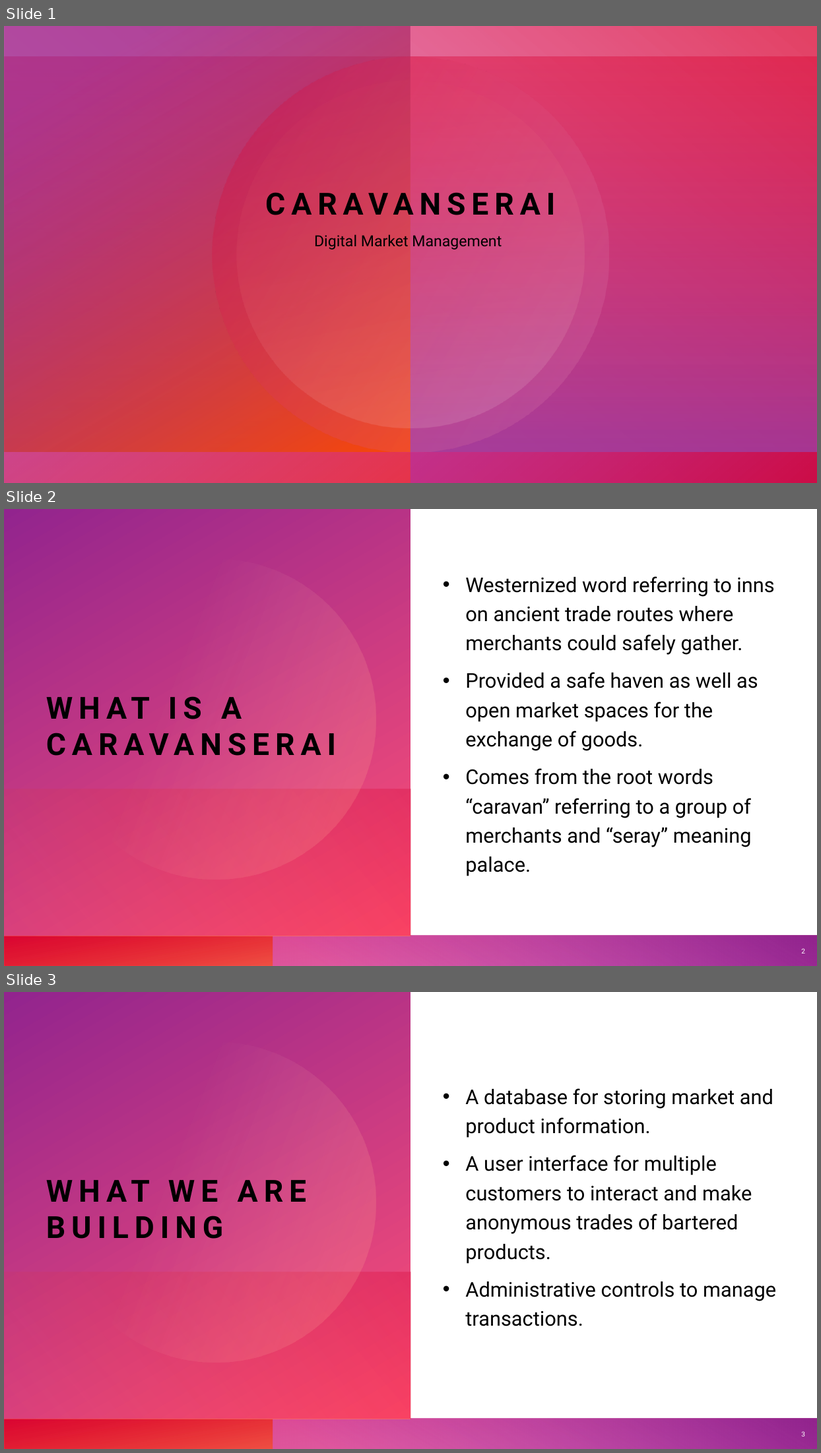
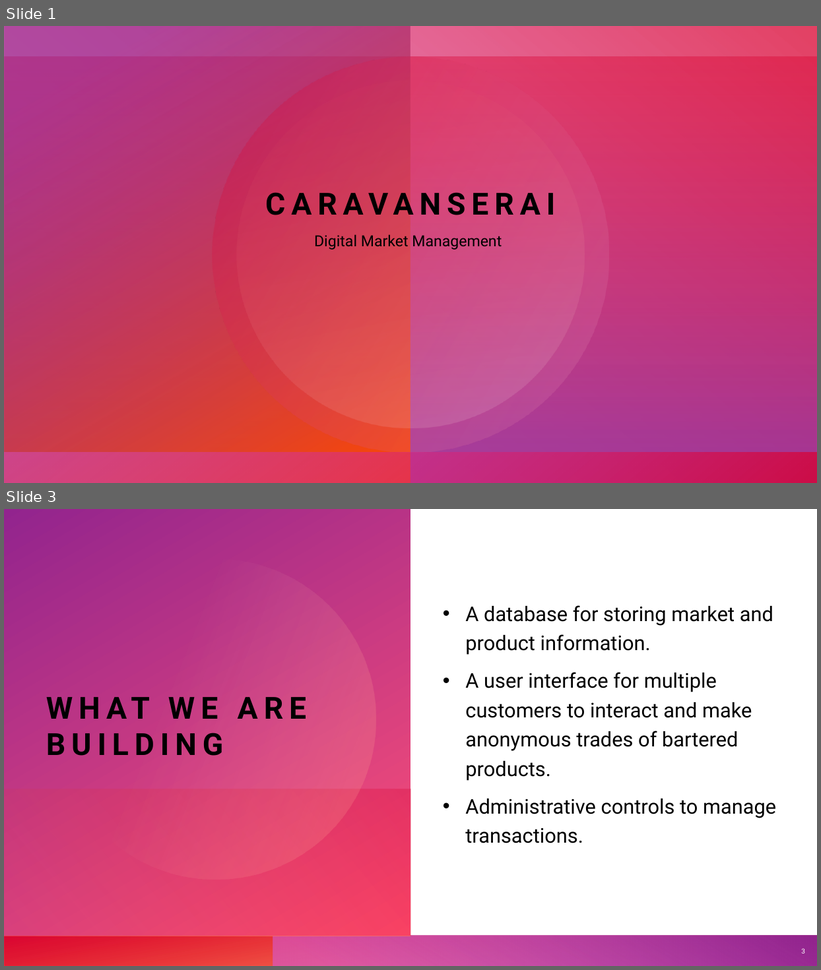
Before and after one commit to cart7982/CaravanSeraiCS360, a slide deck: CaravanSeraiCS360/Presentations/Caravanserai.pptx. Shown one above the other, each under a label of ours: slides 1, 2 and 3 before the commit, slides 1 and 3 after it; the slides between them are not shown. The pictures are 821x1453 and 821x970 pixels, drawn with LibreOffice and Linux fonts; fonts in the diff are those of the drawing. Boxes give left, top, right and bottom in pixels: in the first picture for what was removed or moved away, otherwise in the second. Text is boxed around its words. In the diff, an @@ line names an element or a change of style, - is before the commit and + after.

```diff
--- a/CaravanSeraiCS360/Presentations/Caravanserai.pptx
+++ b/CaravanSeraiCS360/Presentations/Caravanserai.pptx
@@ slide 2 removed at <box>4,509,817,966</box>, background #FFFFFF; not listed: 8 template elements that a slide beside it also shows @@
@@ text removed at <box>465,576,774,877</box> @@
-• Westernized word referring to inns on ancient trade routes where merchants could safely gather.
-• Provided a safe haven as well as open market spaces for the exchange of goods.
-• Comes from the root words “caravan” referring to a group of merchants and “seray” meaning palace.
@@ title removed at <box>46,697,336,756</box> @@
-WHAT IS A CARAVANSERAI
@@ page number removed at <box>801,949,805,954</box> @@
-2
```
Also in this commit, not shown: 3 slides changed, 2 slides added, 1 other slide removed, 21 other files.
